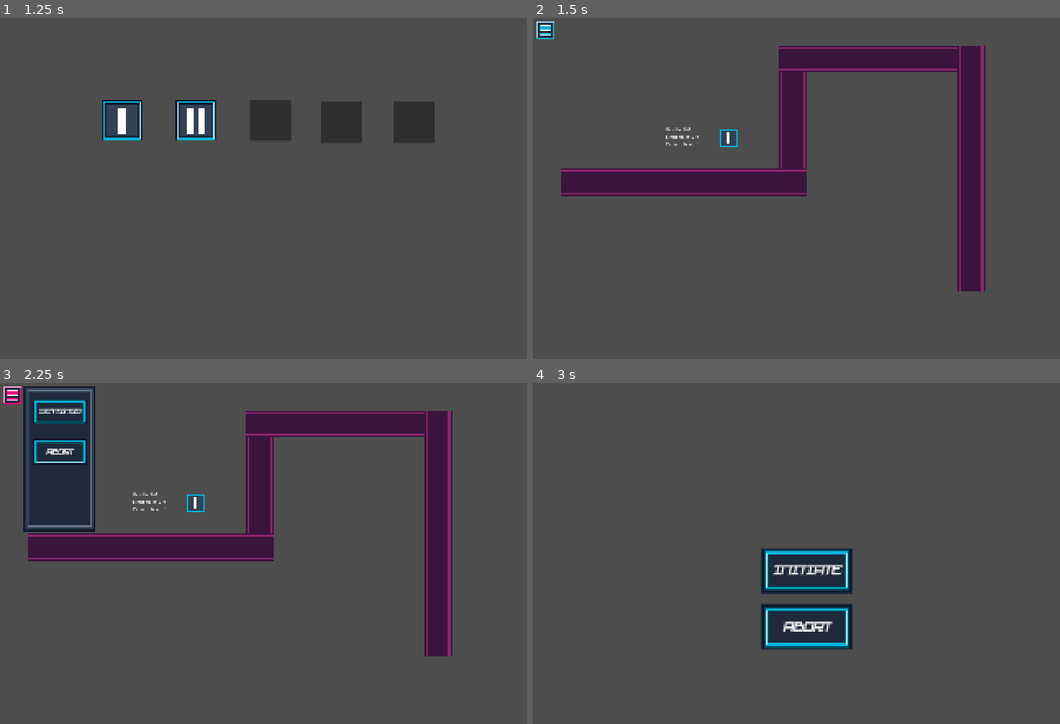
Above: before the commit, frames 1-4 (two rows, left to right).
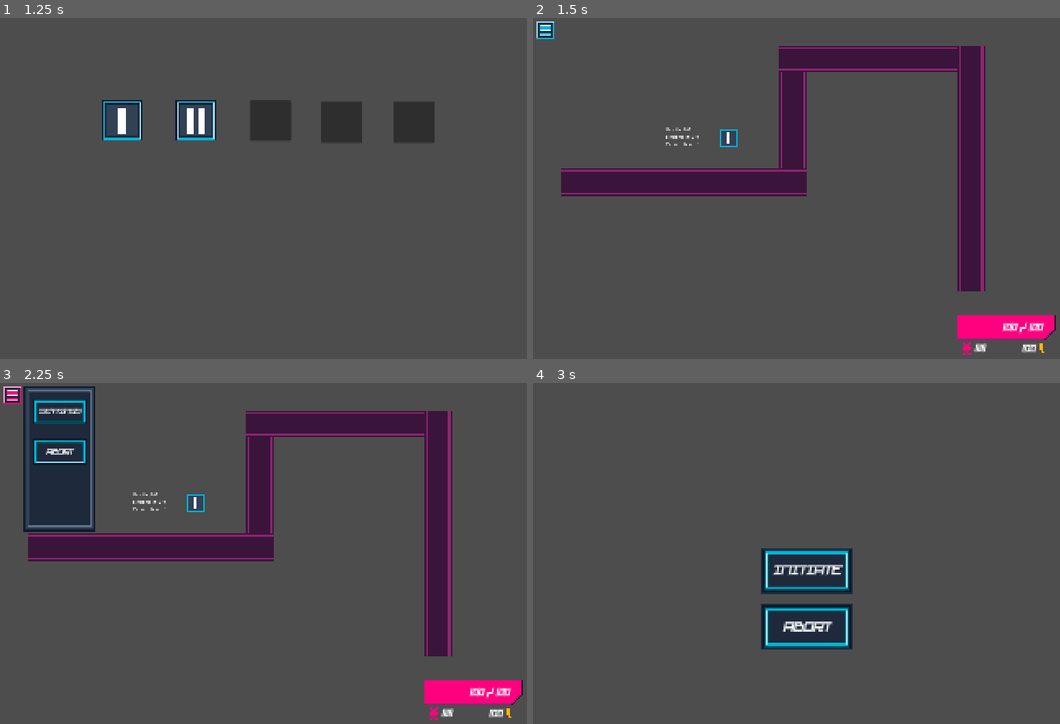
Above: after the commit, the same moments.

Repository: JanuV08/TD
Game: Godot game, scene res://Scenes/main_menu.tscn
Same seed, same stepped clock (60 frames per second), same inputs: the game is played once before the commit and once after it.
Inputs (mouse positions are in pixels of both pictures, inside the frame that each line leads up to):
- Up to frame 1 (1.25 s): click "INITIATE" at 0.5 s
- Up to frame 2 (1.5 s): click (654, 120) at 1.25 s
- Up to frame 3 (2.25 s): click (10, 396) at 2 s
- Up to frame 4 (3 s): click "ABORT" at 2.75 s

Frame 1 is identical in both runs. In frame 2, 1.5% of the frame differs, in the area x 80-100%, y 87-99%; in frame 3, 1.5%; in frame 4, nothing differs.

Commit message:
UI v0.1
pridany health bar, goldy a enemies left counter

Diff:
--- /dev/null
+++ b/Scenes/BuildingSlot.tscn
@@ -0,0 +1,104 @@
+[gd_scene format=3 uid="uid://dcekxcjhxnwr7"]
+
+[ext_resource type="Script" path="res://Scripts/turret_selection.gd" id="1_ahiqj"]
+[ext_resource type="Texture2D" path="res://assets/Turrets/placeblock.png" id="2_7ro8f"]
+[ext_resource type="Texture2D" path="res://assets/Turrets/placeblock_hover.png" id="3_0shpp"]
+[ext_resource type="Texture2D" path="res://assets/Turrets/placeblock_placed.png" id="4_t4xbs"]
+
+[sub_resource type="AtlasTexture" id="AtlasTexture_omd3d"]
+atlas = ExtResource("2_7ro8f")
+region = Rect2(0, 0, 32, 32)
+
+[sub_resource type="AtlasTexture" id="AtlasTexture_s0dy4"]
+atlas = ExtResource("2_7ro8f")
+region = Rect2(32, 0, 32, 32)
+
+[sub_resource type="AtlasTexture" id="AtlasTexture_mlfyu"]
+atlas = ExtResource("2_7ro8f")
+region = Rect2(64, 0, 32, 32)
+
+[sub_resource type="AtlasTexture" id="AtlasTexture_eoswe"]
+atlas = ExtResource("2_7ro8f")
+region = Rect2(96, 0, 32, 32)
+
+[sub_resource type="AtlasTexture" id="AtlasTexture_0aib5"]
+atlas = ExtResource("3_0shpp")
+region = Rect2(0, 0, 32, 32)
+
+[sub_resource type="AtlasTexture" id="AtlasTexture_s24ka"]
+atlas = ExtResource("3_0shpp")
+region = Rect2(32, 0, 32, 32)
+
+[sub_resource type="AtlasTexture" id="AtlasTexture_ng2i8"]
+atlas = ExtResource("3_0shpp")
+region = Rect2(64, 0, 32, 32)
+
+[sub_resource type="AtlasTexture" id="AtlasTexture_knerr"]
+atlas = ExtResource("3_0shpp")
+region = Rect2(96, 0, 32, 32)
+
+[sub_resource type="SpriteFrames" id="SpriteFrames_3e2se"]
+animations = [{
+"frames": [{
+"duration": 1.0,
+"texture": SubResource("AtlasTexture_omd3d")
+}, {
+"duration": 1.0,
+"texture": SubResource("AtlasTexture_s0dy4")
+}, {
+"duration": 1.0,
+"texture": SubResource("AtlasTexture_mlfyu")
+}, {
+"duration": 1.0,
+"texture": SubResource("AtlasTexture_eoswe")
+}],
+"loop": 1,
+"name": &"default",
+"speed": 5.0
+}, {
+"frames": [{
+"duration": 1.0,
+"texture": SubResource("AtlasTexture_0aib5")
+}, {
+"duration": 1.0,
+"texture": SubResource("AtlasTexture_s24ka")
+}, {
+"duration": 1.0,
+"texture": SubResource("AtlasTexture_ng2i8")
+}, {
+"duration": 1.0,
+"texture": SubResource("AtlasTexture_knerr")
+}],
+"loop": 1,
+"name": &"hover",
+"speed": 5.0
+}, {
+"frames": [{
+"duration": 1.0,
+"texture": ExtResource("4_t4xbs")
+}],
+"loop": 1,
+"name": &"occupied",
+"speed": 5.0
+}]
+
+[sub_resource type="RectangleShape2D" id="RectangleShape2D_ahiqj"]
+size = Vector2(68, 68)
+
+[node name="BuildingSlot" type="Node2D" unique_id=432147401]
+
+[node name="Area2D" type="Area2D" parent="." unique_id=302352669]
+script = ExtResource("1_ahiqj")
+
+[node name="AnimatedSprite2D" type="AnimatedSprite2D" parent="Area2D" unique_id=612949822]
+texture_filter = 1
+scale = Vector2(2, 2)
+sprite_frames = SubResource("SpriteFrames_3e2se")
+animation = &"occupied"
+
+[node name="CollisionShape2D" type="CollisionShape2D" parent="Area2D" unique_id=389348832]
+shape = SubResource("RectangleShape2D_ahiqj")
+
+[connection signal="input_event" from="Area2D" to="Area2D" method="_on_input_event"]
+[connection signal="mouse_entered" from="Area2D" to="Area2D" method="_on_mouse_entered"]
+[connection signal="mouse_exited" from="Area2D" to="Area2D" method="_on_mouse_exited"]
--- /dev/null
+++ b/Scenes/TurretMenu.tscn
@@ -0,0 +1,77 @@
+[gd_scene format=3 uid="uid://ir7g2f7htqh7"]
+
+[ext_resource type="Script" path="res://Scripts/turret_menu.gd" id="1_u5dek"]
+[ext_resource type="Texture2D" uid="uid://pu0m7ppo713t" path="res://assets/Turrets/turret_cannon.png" id="2_jfwhd"]
+[ext_resource type="Texture2D" uid="uid://l7yv7v4oq7t6" path="res://assets/GUI/dropMenu/menu-background.png" id="2_ml0hc"]
+[ext_resource type="Texture2D" path="res://assets/Turrets/turret_tesla.png" id="3_1e11k"]
+[ext_resource type="Texture2D" path="res://assets/Turrets/railgun_turret.png" id="5_p3dkr"]
+
+[node name="TurretMenu" type="Control" unique_id=1637748730]
+z_index = 5
+layout_mode = 3
+anchors_preset = 0
+script = ExtResource("1_u5dek")
+
+[node name="TextureRect" type="TextureRect" parent="." unique_id=1460726813]
+layout_mode = 0
+offset_left = 18.0
+offset_right = 146.0
+offset_bottom = 256.0
+texture = ExtResource("2_ml0hc")
+
+[node name="TextureButton" type="TextureButton" parent="TextureRect" unique_id=1889112696]
+layout_mode = 0
+offset_left = 9.0
+offset_top = 7.0
+offset_right = 73.0
+offset_bottom = 71.0
+texture_normal = ExtResource("2_jfwhd")
+ignore_texture_size = true
+stretch_mode = 0
+
+[node name="Label" type="Label" parent="TextureRect/TextureButton" unique_id=319614464]
+layout_mode = 0
+offset_left = 63.0
+offset_top = 20.0
+offset_right = 190.0
+offset_bottom = 43.0
+text = "Cannon"
+
+[node name="TextureButton2" type="TextureButton" parent="TextureRect" unique_id=6398421]
+layout_mode = 0
+offset_left = 13.0
+offset_top = 79.0
+offset_right = 77.0
+offset_bottom = 143.0
+texture_normal = ExtResource("3_1e11k")
+ignore_texture_size = true
+stretch_mode = 0
+
+[node name="Label" type="Label" parent="TextureRect/TextureButton2" unique_id=1112002746]
+layout_mode = 0
+offset_left = 74.0
+offset_top = 19.0
+offset_right = 201.0
+offset_bottom = 42.0
+text = "Tesla"
+
+[node name="TextureButton3" type="TextureButton" parent="TextureRect" unique_id=1498376992]
+layout_mode = 0
+offset_left = 8.0
+offset_top = 151.0
+offset_right = 106.0
+offset_bottom = 200.0
+texture_normal = ExtResource("5_p3dkr")
+ignore_texture_size = true
+stretch_mode = 0
+
+[node name="Label" type="Label" parent="TextureRect/TextureButton3" unique_id=1323412106]
+layout_mode = 0
+offset_left = 87.0
+offset_top = 13.0
+offset_right = 127.0
+offset_bottom = 36.0
+
+[connection signal="pressed" from="TextureRect/TextureButton" to="." method="_on_button_1_pressed"]
+[connection signal="pressed" from="TextureRect/TextureButton2" to="." method="_on_button_2_pressed"]
+[connection signal="pressed" from="TextureRect/TextureButton3" to="." method="_on_button_3_pressed"]
--- /dev/null
+++ b/Scenes/Turret_cannon.tscn
@@ -0,0 +1,37 @@
+[gd_scene format=3 uid="uid://dkvrwkmvg8h5a"]
+
+[ext_resource type="Script" path="res://Scripts/turret_cannon.gd" id="1_iasbv"]
+[ext_resource type="Texture2D" uid="uid://d0kwbcwmqfw8g" path="res://assets/Turrets/turret_bottom.png" id="2_fp1i7"]
+[ext_resource type="Texture2D" uid="uid://pu0m7ppo713t" path="res://assets/Turrets/turret_cannon.png" id="3_8nenh"]
+
+[sub_resource type="CircleShape2D" id="CircleShape2D_he84e"]
+radius = 367.0872
+
+[node name="cannon" type="Node2D" unique_id=1074404112]
+script = ExtResource("1_iasbv")
+
+[node name="Podstavec_turrety" type="Sprite2D" parent="." unique_id=1790137673]
+texture = ExtResource("2_fp1i7")
+
+[node name="vez_turrety" type="Sprite2D" parent="." unique_id=772436437]
+position = Vector2(-2.000915e-06, -0.041932166)
+rotation = 1.5707964
+scale = Vector2(4.122945, 4.122945)
+texture = ExtResource("3_8nenh")
+centered = false
+offset = Vector2(-25, -16)
+
+[node name="Marker2D" type="Marker2D" parent="vez_turrety" unique_id=136591722]
+position = Vector2(-19.850267, 3.372835e-07)
+
+[node name="range_Area2D" type="Area2D" parent="." unique_id=156589357]
+
+[node name="CollisionShape2D" type="CollisionShape2D" parent="range_Area2D" unique_id=670972010]
+shape = SubResource("CircleShape2D_he84e")
+
+[node name="DamageTimer" type="Timer" parent="." unique_id=1524885056]
+wait_time = 0.5
+
+[connection signal="body_entered" from="range_Area2D" to="." method="_on_range_area_2d_body_entered"]
+[connection signal="body_exited" from="range_Area2D" to="." method="_on_range_area_2d_body_exited"]
+[connection signal="timeout" from="DamageTimer" to="." method="_on_damage_timer_timeout"]
--- /dev/null
+++ b/Scenes/Turret_railgun.tscn
@@ -0,0 +1,36 @@
+[gd_scene format=3 uid="uid://c85gof25rnkbv"]
+
+[ext_resource type="Script" path="res://Scripts/turret_railgun.gd" id="1_xswnr"]
+[ext_resource type="Texture2D" uid="uid://d0kwbcwmqfw8g" path="res://assets/Turrets/turret_bottom.png" id="2_faqoq"]
+[ext_resource type="Texture2D" path="res://assets/Turrets/railgun_turret.png" id="3_loun1"]
+
+[sub_resource type="CircleShape2D" id="CircleShape2D_5gviv"]
+radius = 1649.0682
+
+[node name="railgun" type="Node2D" unique_id=1074404112]
+script = ExtResource("1_xswnr")
+
+[node name="Podstavec_turrety" type="Sprite2D" parent="." unique_id=1790137673]
+texture = ExtResource("2_faqoq")
+
+[node name="vez_turrety" type="Sprite2D" parent="." unique_id=772436437]
+rotation = 1.5707964
+scale = Vector2(4.122945, 4.122945)
+texture = ExtResource("3_loun1")
+centered = false
+offset = Vector2(-16, -16)
+
+[node name="Marker2D" type="Marker2D" parent="vez_turrety" unique_id=136591722]
+position = Vector2(-19.850267, 3.372835e-07)
+
+[node name="range_Area2D" type="Area2D" parent="." unique_id=156589357]
+
+[node name="CollisionShape2D" type="CollisionShape2D" parent="range_Area2D" unique_id=1245016613]
+shape = SubResource("CircleShape2D_5gviv")
+
+[node name="DamageTimer" type="Timer" parent="." unique_id=288386683]
+wait_time = 2.5
+
+[connection signal="body_entered" from="range_Area2D" to="." method="_on_range_area_2d_body_entered"]
+[connection signal="body_exited" from="range_Area2D" to="." method="_on_range_area_2d_body_exited"]
+[connection signal="timeout" from="DamageTimer" to="." method="_on_damage_timer_timeout"]
--- /dev/null
+++ b/Scenes/Turret_tesla.tscn
@@ -0,0 +1,31 @@
+[gd_scene format=3 uid="uid://doe8r4rnvni7b"]
+
+[ext_resource type="Script" path="res://Scripts/turret_tesla.gd" id="1_oohm5"]
+[ext_resource type="Texture2D" uid="uid://d0kwbcwmqfw8g" path="res://assets/Turrets/turret_bottom.png" id="2_oohm5"]
+[ext_resource type="Texture2D" path="res://assets/Turrets/turret_tesla.png" id="3_k4vo1"]
+
+[sub_resource type="CircleShape2D" id="CircleShape2D_he84e"]
+radius = 198.00252
+
+[node name="tesla" type="Node2D" unique_id=1786636331]
+script = ExtResource("1_oohm5")
+
+[node name="Podstavec_turrety" type="Sprite2D" parent="." unique_id=79751571]
+scale = Vector2(3.6875, 3.6875)
+texture = ExtResource("2_oohm5")
+
+[node name="vez_turrety" type="Sprite2D" parent="." unique_id=1297442638]
+rotation = 1.5707964
+scale = Vector2(3.2249181, 3.2249181)
+texture = ExtResource("3_k4vo1")
+
+[node name="attackRange" type="Area2D" parent="." unique_id=1331218745]
+
+[node name="CollisionShape2D" type="CollisionShape2D" parent="attackRange" unique_id=1827355055]
+shape = SubResource("CircleShape2D_he84e")
+
+[node name="DamageTimer" type="Timer" parent="." unique_id=1659445549]
+
+[connection signal="body_entered" from="attackRange" to="." method="_on_attack_range_body_entered"]
+[connection signal="body_exited" from="attackRange" to="." method="_on_attack_range_body_exited"]
+[connection signal="timeout" from="DamageTimer" to="." method="_on_damage_timer_timeout"]
--- a/Scenes/main.tscn
+++ b/Scenes/main.tscn
@@ -8,6 +8,11 @@
 [ext_resource type="Texture2D" uid="uid://bq2tleklc1ll1" path="res://assets/GUI/levelSelect/level-select-1-idle.png" id="6_344ge"]
 [ext_resource type="Texture2D" uid="uid://cvt6lcuo2mff4" path="res://assets/GUI/levelSelect/level-select-1-completed.png" id="7_ynf5e"]
 [ext_resource type="Texture2D" uid="uid://coxir4cy1wbyb" path="res://assets/Map/tileset_v0.png" id="8_344ge"]
+[ext_resource type="Texture2D" uid="uid://dnkeg2l8obrw5" path="res://assets/GUI/gameUI/healthBar.png" id="9_hptm8"]
+[ext_resource type="Texture2D" uid="uid://bu3mv5bun4v5t" path="res://assets/GUI/gameUI/healthBar_progress.png" id="10_d1ilt"]
+[ext_resource type="FontFile" uid="uid://c2edt1vtldka5" path="res://assets/fonts/midnight-letters.italic.ttf" id="11_d1ilt"]
+[ext_resource type="Texture2D" uid="uid://6lm2qv72j1s7" path="res://assets/GUI/gameUI/enemies_left_icon.png" id="12_6iyac"]
+[ext_resource type="Texture2D" uid="uid://cxksrnasgpnwa" path="res://assets/GUI/gameUI/gold_icon.png" id="13_fdnlq"]
 
 [sub_resource type="Curve2D" id="Curve2D_ig7tw"]
 _data = {
@@ -69,5 +74,54 @@
 tile_map_data = PackedByteArray("AAATAAkAAAACAAAAADATAAgAAAACAAEAADATAAcAAAACAAAAADATAAYAAAACAAEAADASAAUAAAADAAAAADASAA …(1712 unchanged characters)…
 tile_set = SubResource("TileSet_ujabj")
 
+[node name="HealthBar" type="TextureProgressBar" parent="." unique_id=2095140775]
+offset_left = 1487.0
+offset_top = 1046.0
+offset_right = 1831.0
+offset_bottom = 1132.0
+value = 100.0
+fill_mode = 1
+nine_patch_stretch = true
+texture_under = ExtResource("9_hptm8")
+texture_over = ExtResource("9_hptm8")
+texture_progress = ExtResource("10_d1ilt")
+
+[node name="HP" type="Label" parent="." unique_id=1743746355]
+offset_left = 1647.0
+offset_top = 1068.0
+offset_right = 1787.0
+offset_bottom = 1113.0
+theme_override_fonts/font = ExtResource("11_d1ilt")
+theme_override_font_sizes/font_size = 32
+text = "100 / 100"
+
+[node name="enemiesLeft" type="Label" parent="." unique_id=469534580]
+offset_left = 1547.0
+offset_top = 1142.0
+offset_right = 1608.0
+offset_bottom = 1179.0
+theme_override_fonts/font = ExtResource("11_d1ilt")
+theme_override_font_sizes/font_size = 32
+
+[node name="enemiesLeftIcon" type="Sprite2D" parent="." unique_id=1413884386]
+position = Vector2(1520, 1160)
+scale = Vector2(2.625, 2.625)
+texture = ExtResource("12_6iyac")
+
+[node name="goldIcon" type="Sprite2D" parent="." unique_id=1965762682]
+position = Vector2(1787.0001, 1160)
+scale = Vector2(1.4687469, 1.4687469)
+texture = ExtResource("13_fdnlq")
+
+[node name="gold" type="Label" parent="." unique_id=1550045394]
+offset_left = 1668.0
+offset_top = 1143.0
+offset_right = 1762.0
+offset_bottom = 1181.0
+theme_override_fonts/font = ExtResource("11_d1ilt")
+theme_override_font_sizes/font_size = 32
+text = "100"
+horizontal_alignment = 2
+
 [connection signal="body_entered" from="Konec" to="." method="_on_area_2d_body_entered"]
 [connection signal="pressed" from="waveButton" to="." method="_on_button_pressed"]
--- a/Scripts/konec.gd
+++ b/Scripts/konec.gd
@@ -31,5 +31,7 @@
 				Global.health -= 5
 			"lvl2":
 				Global.health -= 10
+			"lvl3":
+				Global.health -= 10
 		if Global.health <= 0:
 			Global.health = 0
--- a/Scripts/main.gd
+++ b/Scripts/main.gd
@@ -6,6 +6,15 @@
 var path_script: Script = preload("res://Scripts/path_follow_2d.gd")
 
 func _process(_delta: float) -> void:
+	$enemiesLeft.text = "1".repeat(max(0, 5 - Global.enemiesKilled))
+	$gold.text = "100" #str(Global.gold)
+
+
+	$HP.text = str(Global.health) + " / 100"
+	$HealthBar.value = Global.health
+	if Global.health <= (Global.health * 0.3):
+			$HealthBar.tint_progress = Color.RED
+
 	if Global.nextBtnPressed == true:
 		Global.nextBtnPressed = false
 		$waveButton.disabled = false
Binary file added: assets/GUI/gameUI/enemies_left_icon.png
Not shown, added: assets/GUI/gameUI/enemies_left_icon.png.import
Binary file added: assets/GUI/gameUI/gold_icon.png
Not shown, added: assets/GUI/gameUI/gold_icon.png.import
Binary file added: assets/GUI/gameUI/healthBar.png
Not shown, added: assets/GUI/gameUI/healthBar.png.import
Binary file added: assets/GUI/gameUI/healthBar_progress.png
Not shown, added: assets/GUI/gameUI/healthBar_progress.png.import
Binary file added: assets/GUI/gameUI/infoBar.png
Not shown, added: assets/GUI/gameUI/infoBar.png.import
